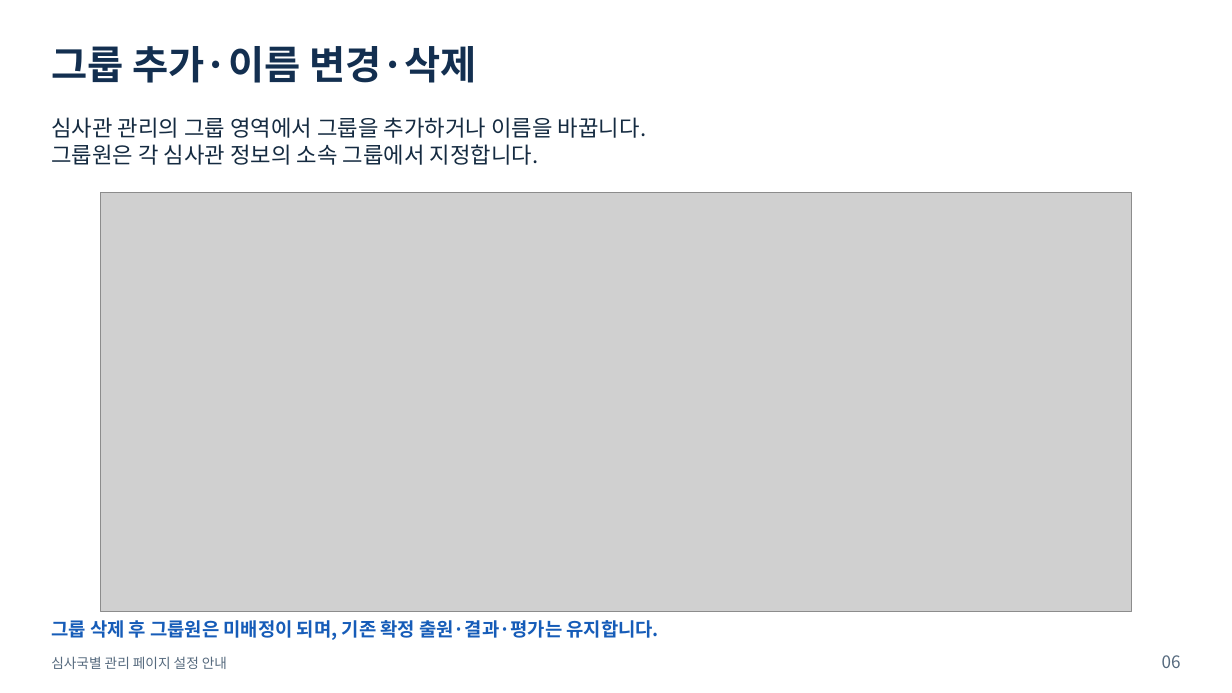
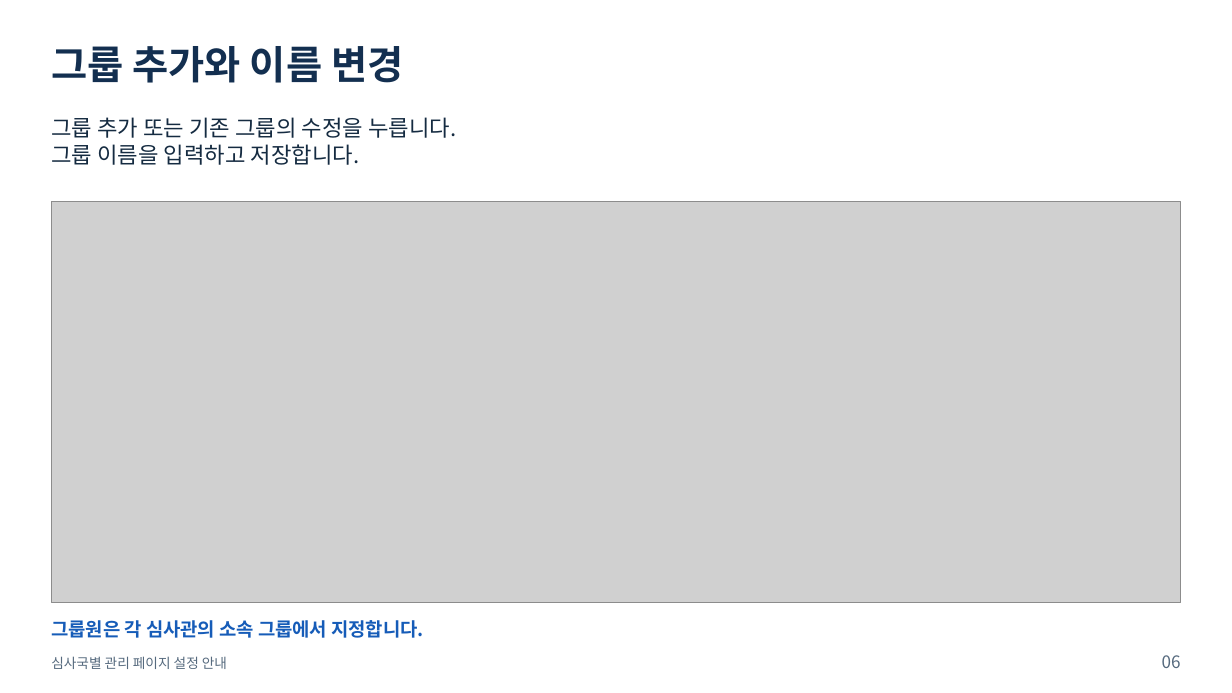
Before and after one commit to sohnjun96/PatentExamTools, a slide deck: slide 6 of docs/user-guides/심사국별_관리페이지_설정안내.pptx. Drawn at 1232x693 pixels with LibreOffice and Linux fonts; fonts in the diff are those of the drawing; grey boxes stand for pictures. Boxes give left, top, right and bottom in pixels: in the first picture for what was removed or moved away, otherwise in the second. Text is boxed around its words. In the diff, an @@ line names an element or a change of style, - is before the commit and + after.

```diff
--- a/docs/user-guides/심사국별_관리페이지_설정안내.pptx
+++ b/docs/user-guides/심사국별_관리페이지_설정안내.pptx
@@ text at [51,46,403,83]: text changed @@
-그룹 추가·이름 변경·삭제
+그룹 추가와 이름 변경
@@ text at [51,117,457,165]: text changed @@
-심사관 관리의 그룹 영역에서 그룹을 추가하거나 이름을 바꿉니다.
-그룹원은 각 심사관 정보의 소속 그룹에서 지정합니다.
+그룹 추가 또는 기존 그룹의 수정을 누릅니다.
+그룹 이름을 입력하고 저장합니다.
@@ picture: place and size @@
-picture at [100,192,1131,611]
+picture at [51,201,1180,603]
@@ text at [51,620,423,638]: text changed @@
-그룹 삭제 후 그룹원은 미배정이 되며, 기존 확정 출원·결과·평가는 유지합니다.
+그룹원은 각 심사관의 소속 그룹에서 지정합니다.
```
Also in this commit, not shown: 15 other slides changed, 4 slides added, 1 other file.
